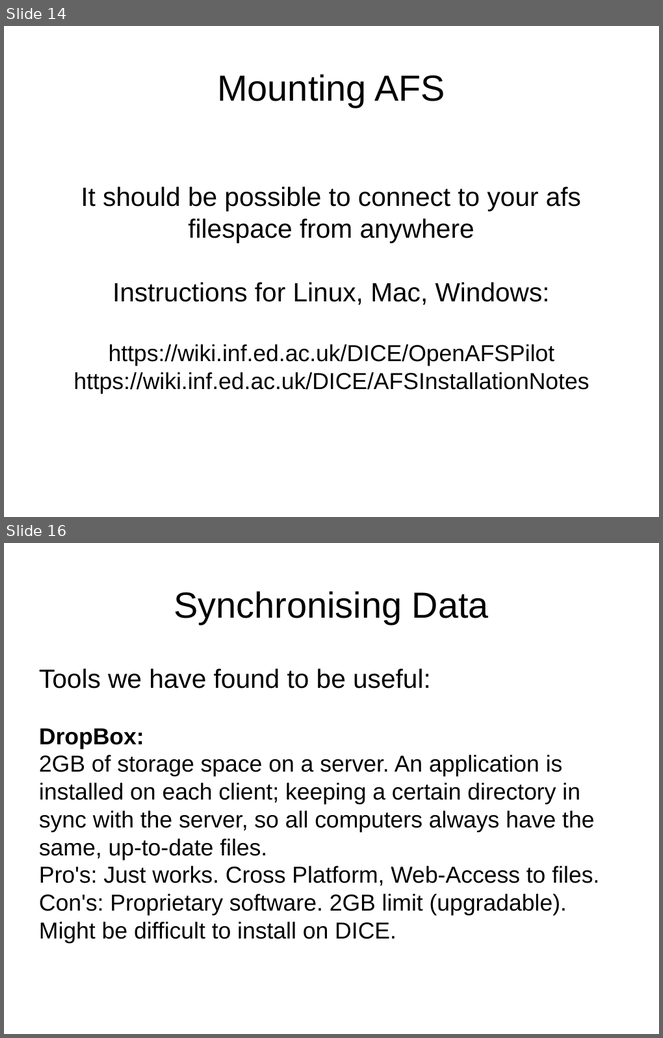
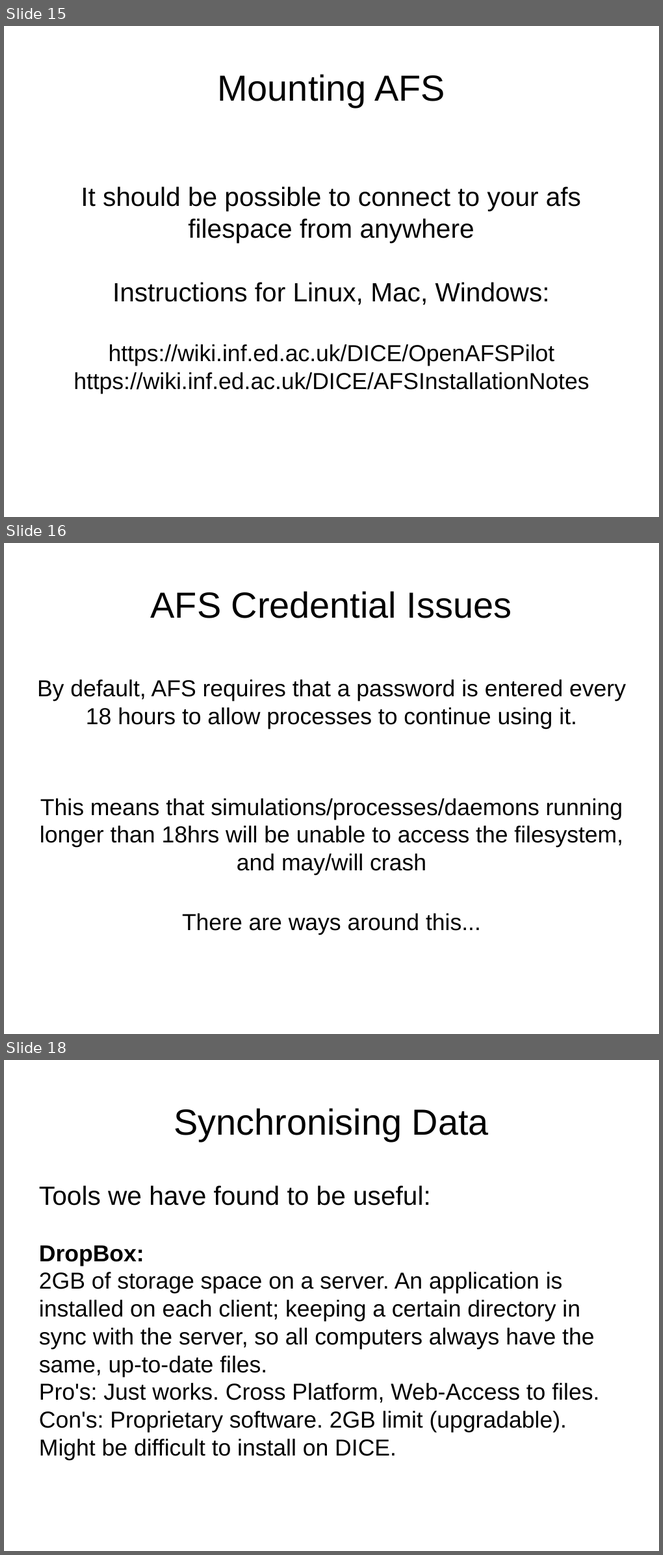
Before and after one commit to mikehulluk/IntroductionToResearchComputing, a slide deck: Wk2/WorkingRemotelyAndSynchronously.odp. Shown one above the other, each under a label of ours: slides 14 and 16 before the commit, slides 15, 16 and 18 after it; the slides between them are not shown. The pictures are 663x1038 and 663x1555 pixels, drawn with LibreOffice and Linux fonts; fonts in the diff are those of the drawing. Boxes give left, top, right and bottom in pixels: in the first picture for what was removed or moved away, otherwise in the second. Text is boxed around its words. In the diff, an @@ line names an element or a change of style, - is before the commit and + after.

```diff
--- a/Wk2/WorkingRemotelyAndSynchronously.odp
+++ b/Wk2/WorkingRemotelyAndSynchronously.odp
@@ slide 16 added at <box>4,543,659,1034</box>, background #FFFFFF @@
@@ title added at <box>151,591,512,618</box>, 44 pt, text #000000 @@
+AFS Credential Issues
@@ subtitle added at <box>37,679,626,935</box>, 28 pt, text #000000 @@
+By default, AFS requires that a password is entered every 18 hours to allow processes to continue using it.
+This means that simulations/processes/daemons running longer than 18hrs will be unable to access the filesystem, and may/will crash
+There are ways around this...
@@ what was slide 14 is now slide 15 @@
@@ what was slide 16 is now slide 18 @@
```
Also in this commit, not shown: 5 slides changed, 2 other slides added.
